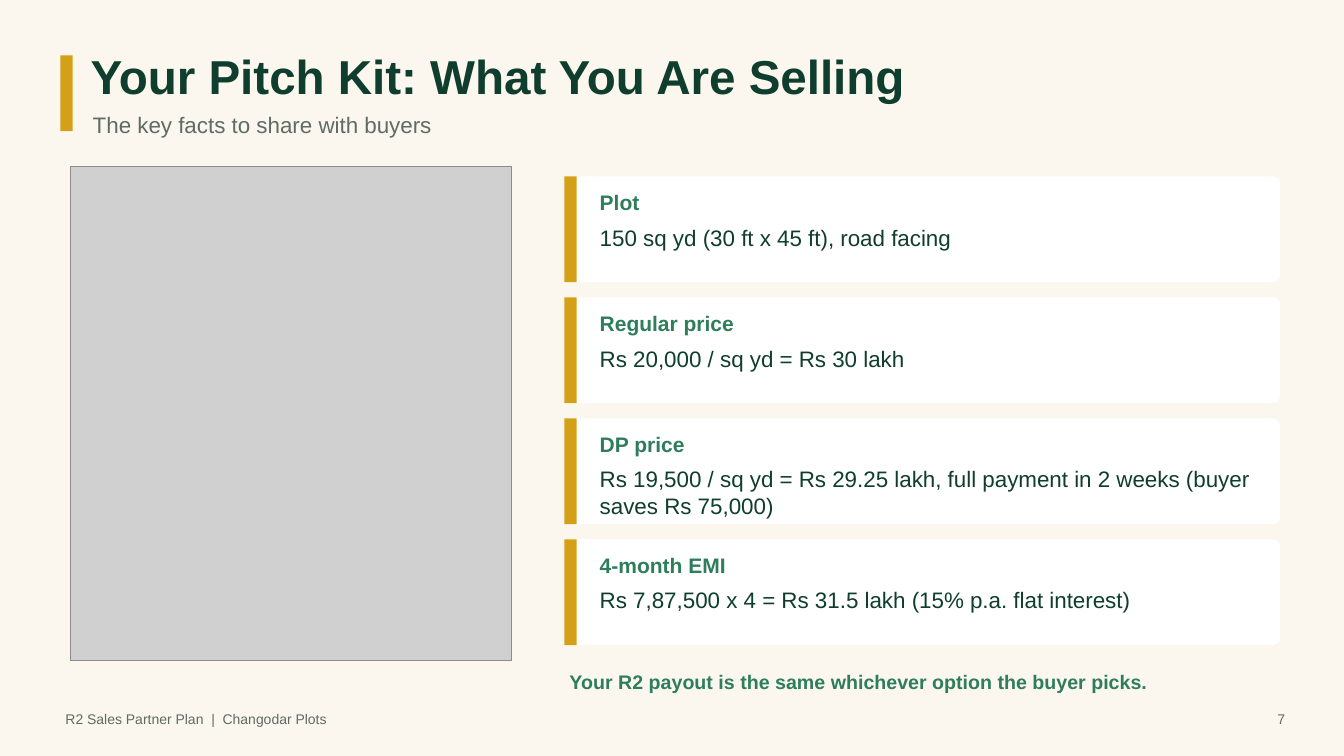
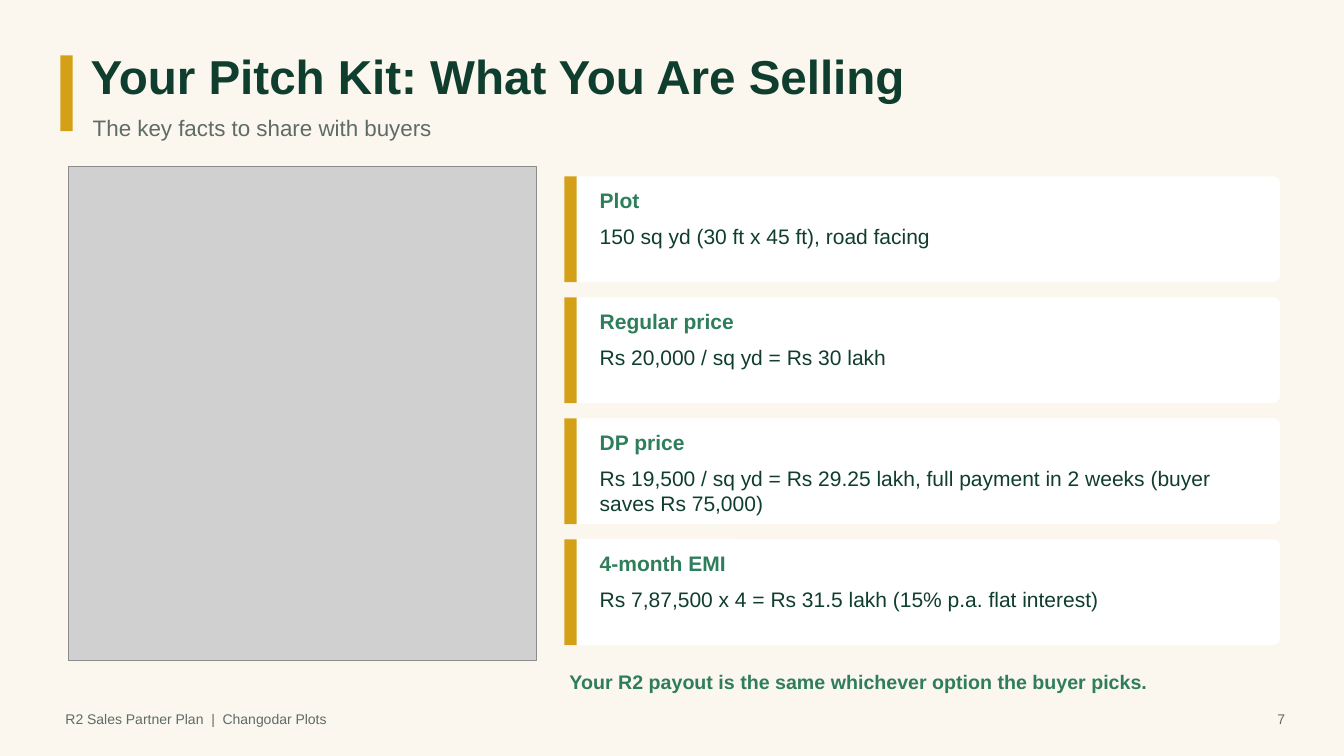
Before and after one commit to ashishhanda1/Changodar_plotting, a slide deck: slide 7 of output/R2_Sales_Partner_Plan.pptx. Drawn at 1344x756 pixels with LibreOffice and Linux fonts; fonts in the diff are those of the drawing; grey boxes stand for pictures. Boxes give left, top, right and bottom in pixels: in the first picture for what was removed or moved away, otherwise in the second. Text is boxed around its words. In the diff, an @@ line names an element or a change of style, - is before the commit and + after.

```diff
--- a/output/R2_Sales_Partner_Plan.pptx
+++ b/output/R2_Sales_Partner_Plan.pptx
@@ picture resized from (x1=71, y1=166, x2=511, y2=660) to (x1=69, y1=166, x2=536, y2=660) @@
@@ size 16 to 15 pt in 4 elements at (x1=600, y1=228, x2=930, y2=249), (x1=600, y1=349, x2=885, y2=370), (x1=600, y1=470, x2=1210, y2=516), (x1=600, y1=591, x2=1098, y2=612) @@
```
Also in this commit, not shown: 8 other slides changed, 42 other files.
